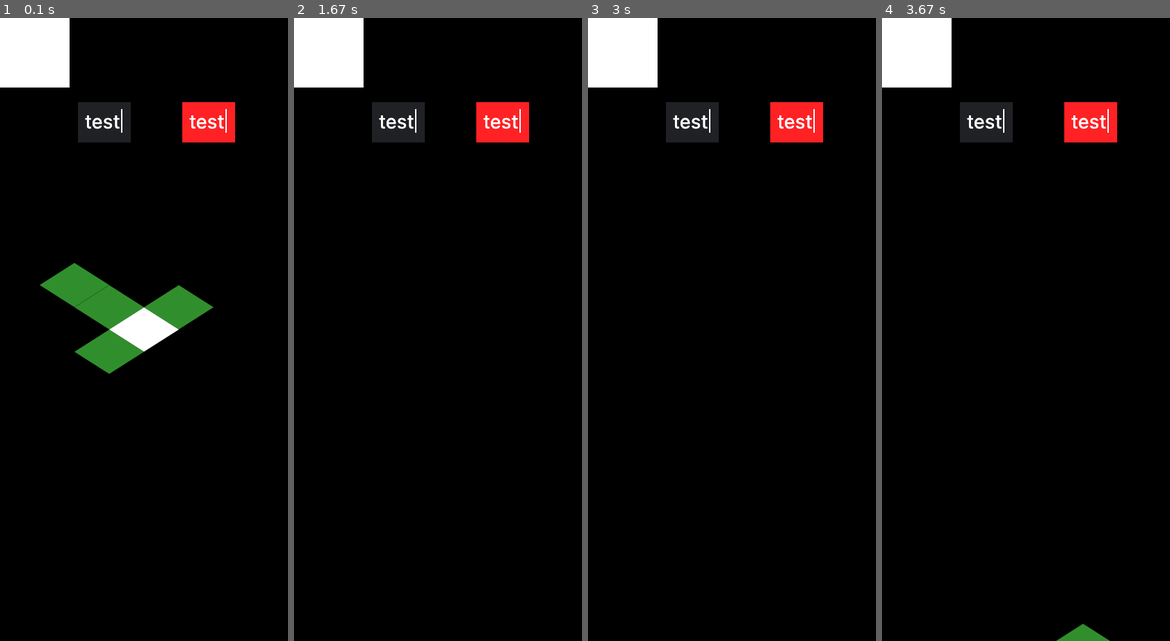
Above: before the commit, frames 1-4 (left to right).
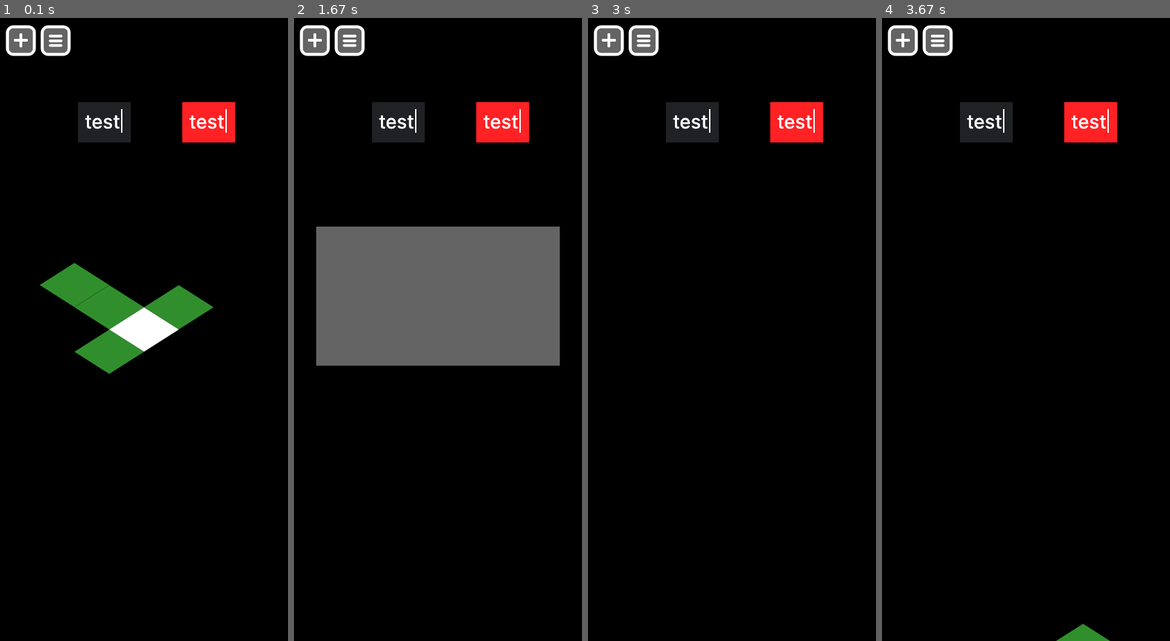
Above: after the commit, the same moments.

Repository: marcusTsng/goal_app
Game: pygame game, started from main.py
Two runs of this game, one before a commit and one after it. Both use one fixed random seed, a clock stepped at 60 frames per second and the inputs below.
Inputs (mouse positions are in pixels of both pictures, inside the frame that each line leads up to):
- Up to frame 1 (0.1 s): no input
- Up to frame 2 (1.67 s): click (438, 329) at 0.38 s; press the mouse at (472, 304) at 0.7 s; move the mouse to (403, 410) at 0.8 s; release the mouse at (334, 510) at 0.93 s; click (322, 42) at 1.05 s; press the mouse at (368, 285) at 1.37 s; move the mouse to (400, 422) at 1.47 s; release the mouse at (432, 553) at 1.6 s
- Up to frame 3 (3 s): press the mouse at (662, 285) at 1.7 s; move the mouse to (726, 217) at 1.8 s; release the mouse at (789, 148) at 1.93 s; press the mouse at (732, 329) at 2.03 s; move the mouse to (772, 441) at 2.13 s; release the mouse at (812, 553) at 2.27 s; click (616, 42) at 2.88 s
- Up to frame 4 (3.67 s): press the mouse at (1026, 329) at 3.2 s; move the mouse to (1023, 229) at 3.3 s; release the mouse at (1023, 130) at 3.43 s; press the mouse at (910, 42) at 3.53 s; move the mouse to (942, 285) at 3.63 s

The runs differ from the first frame. In frame 1, 2.4% of the frame differs, in the area x 0-25%, y 0-12%; in frame 2, 21%, in the area x 0-93%, y 0-56%; in frame 3, 2.4%; in frame 4, 2.4%.

Commit message:
pop up framework

Diff:
--- a/main.py
+++ b/main.py
@@ -76,7 +76,6 @@
 
 ### SPRITES AND OTHER VARIABLES
 
-sprite = RectSprite((255,255,255), 100, 100, 0, 0, priority=2)
 add_button = Button("placeholder.png", 150, 150, priority=2)
 complete_button = Button("placeholder.png", 300, 150, priority=2, tint=(255,0,0))
 
@@ -92,6 +91,21 @@
     test = Project("pp", 10)
     complete_button.set_function(test.completeP)
 add_button.set_function(make)
+
+
+# FUNCTIONS
+def add_task(): pass
+def view_tasks(): pass
+
+
+## UI SETUP
+add = Button("Buttons/add_button.png", 30, 30, BUTTON_BASE_COLORS, add_task)
+view = Button("Buttons/list_button.png", 80, 30, BUTTON_BASE_COLORS, view_tasks)
+pop_up = PopUp(
+    RectSprite((100,100,100), 350, 200, (SCREEN_WIDTH-350)/2, 300, priority=3),
+    items=None
+)
+view.set_function(pop_up.toggle_active)
 
 ### MAIN GAME LOOP
 dragging = False
--- a/pygame_objs.py
+++ b/pygame_objs.py
@@ -4,6 +4,7 @@
 TILE_COL = (48, 143, 44)
 SELECTION_TINT = (30,30,30)
 SCREEN_OFFSET = (0,0)
+BUTTON_BASE_COLORS = (100,100,100)#(230,145,56)
 
 # SETUP
 import pygame
@@ -111,7 +112,21 @@
     def check_all_hovers():
         for x in Button.buttons: x.check_hover()
 
-def test(tile): print(f"Tile at {tile.relative_x}, {tile.relative_y} clicked at {pygame.time.get_ticks()}")
+class PopUp:
+    def __init__(self, base : RectSprite, items : list):
+        if not items: items = []
+        items.insert(0, base)
+        self.base = base
+        self.items = items
+        self.active = False
+        self.set_active(False)
+    def set_active(self, bool):
+        self.active = bool
+        for x in self.items: x.set_active(bool)
+    def toggle_active(self): self.set_active(not self.active)
+
+
+def TESTFUNCTION(tile): print(f"Tile at {tile.relative_x}, {tile.relative_y} clicked at {pygame.time.get_ticks()}")
 
 # GAME OBJECTS
 class Tile(Button):
@@ -119,7 +134,7 @@
     tiles = []
 
     def __init__(self, relative_x = 0, relative_y = 0, color=TILE_COL, priority=1):
-        super().__init__("Terrain/Tile.png", SCREEN_WIDTH / 2, SCREEN_HEIGHT / 2, color, test, self, True, priority)
+        super().__init__("Terrain/Tile.png", SCREEN_WIDTH / 2, SCREEN_HEIGHT / 2, color, TESTFUNCTION, self, True, priority)
         self.relative_x = relative_x
         self.relative_y = relative_y
         self.building = None
Binary file added: Assets/Buttons/add_button.png
Binary file added: Assets/Buttons/list_button.png
